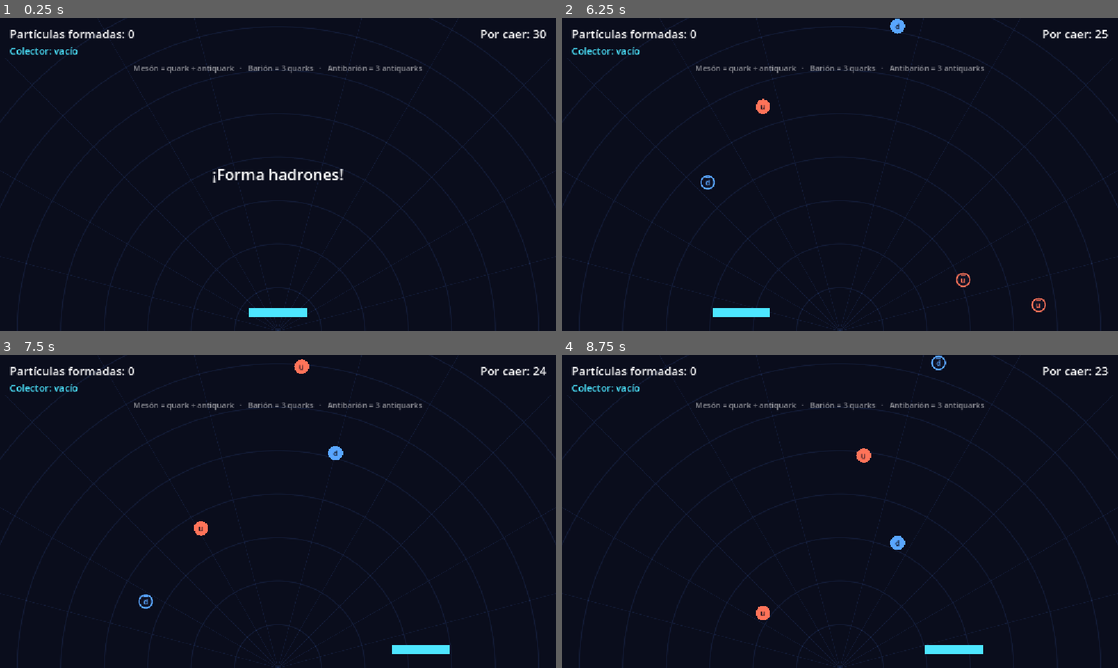
Above: before the commit, frames 1-4 (two rows, left to right).
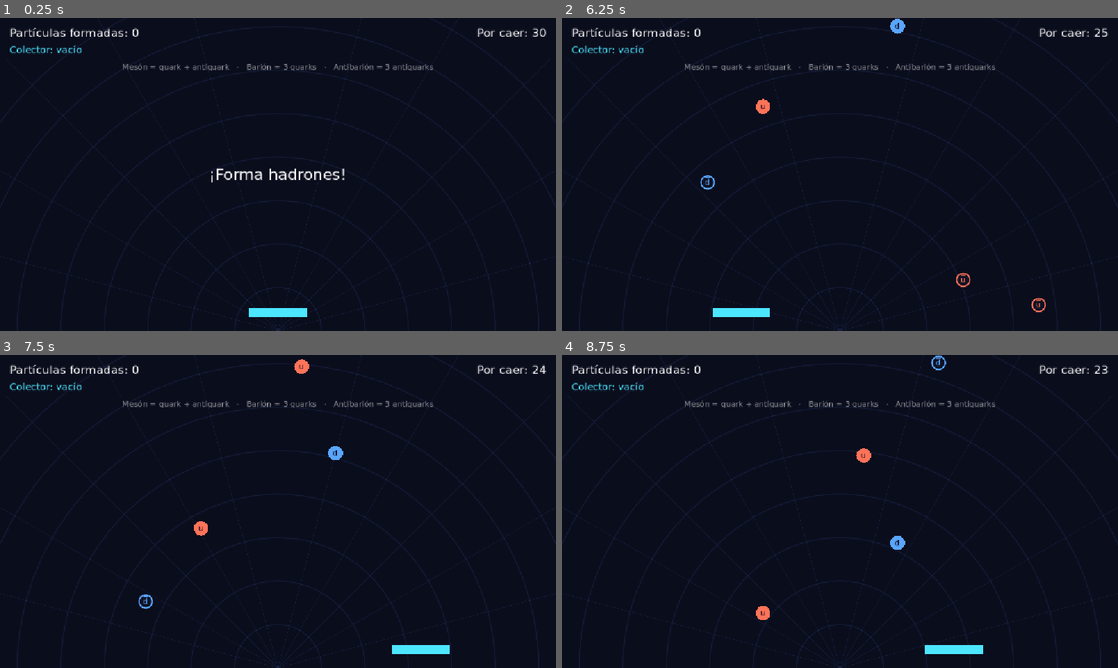
Above: after the commit, the same moments.

Repository: AxlMontblanc/laboratorio-de-particulas
Game: Godot game, scene res://main.tscn
Two runs of this game, one before a commit and one after it. Both use one fixed random seed, a clock stepped at 60 frames per second and the inputs below.
Inputs:
- Up to frame 1 (0.25 s): no input
- Up to frame 2 (6.25 s): tap Enter (ui_accept) at 0.5, 0.77, 1.52, 3.02, 3.77, 4.52, 6.02 s; hold Right (ui_right) 0.53-1.28 s; hold Left (ui_left) 1.28-2.03 s; hold Right (ui_right) 2.03-3.53 s; hold Left (ui_left) 3.53-5.78 s; hold Right (ui_right) from 5.78 s (still down)
- Up to frame 3 (7.5 s): keep holding Right (ui_right); tap Enter (ui_accept) at 6.77 s
- Up to frame 4 (8.75 s): tap Enter (ui_accept) at 7.52 s; release Right (ui_right) at 8.03 s; hold Left (ui_left) from 8.03 s (still down)

The runs differ from the first frame. In frame 1, 2.0% of the frame differs, in the area x 1-99%, y 3-53%; in frame 2, 1.6%; in frame 3, 1.6%; in frame 4, 1.6%.

Commit message:
fonts change

Diff:
--- a/project.godot
+++ b/project.godot
@@ -20,6 +20,10 @@
 window/stretch/mode="canvas_items"
 window/stretch/aspect="expand"
 
+[gui]
+
+theme/custom_font="res://fuentes/DejaVuSans.ttf"
+
 [physics]
 
 3d/physics_engine="Jolt Physics"
Binary file added: fuentes/DejaVuSans.ttf
Not shown, added: fuentes/DejaVuSans.ttf.import
Not shown, added: fuentes/LICENCIA-DejaVu.txt
Not shown, changed: docs/index.html
Not shown, changed: docs/index.pck
